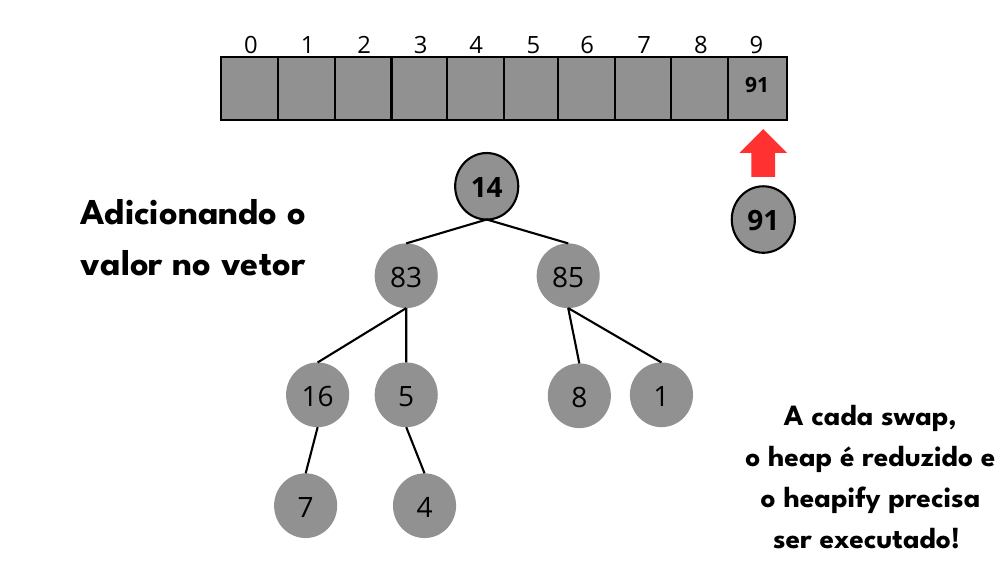
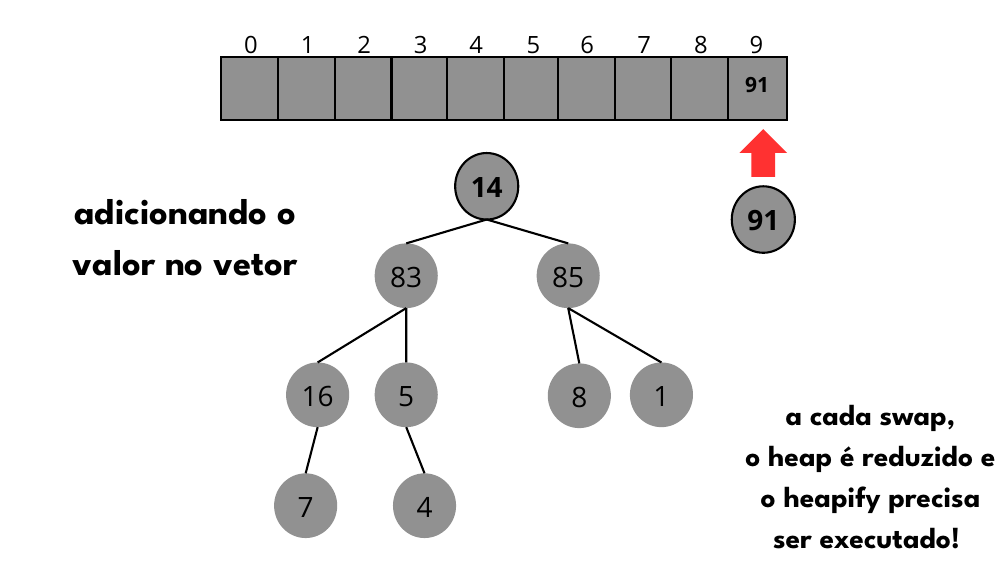
Before and after one commit to unibrasil-programacao-computadores/tp-heapsort, a slide deck: slide 17 of Heap_Sort.pptx. Drawn at 1008x567 pixels with LibreOffice and Linux fonts; fonts in the diff are those of the drawing. Boxes give left, top, right and bottom in pixels: in the first picture for what was removed or moved away, otherwise in the second. Text is boxed around its words. In the diff, an @@ line names an element or a change of style, - is before the commit and + after.

```diff
--- a/Heap_Sort.pptx
+++ b/Heap_Sort.pptx
@@ text at (74,199,296,225): text changed @@
-Adicionando o
+adicionando o
@@ text at (786,404,956,431): text changed @@
-A cada swap,
+a cada swap,
```
Also in this commit, not shown: 45 other slides changed, 3 slides removed.
